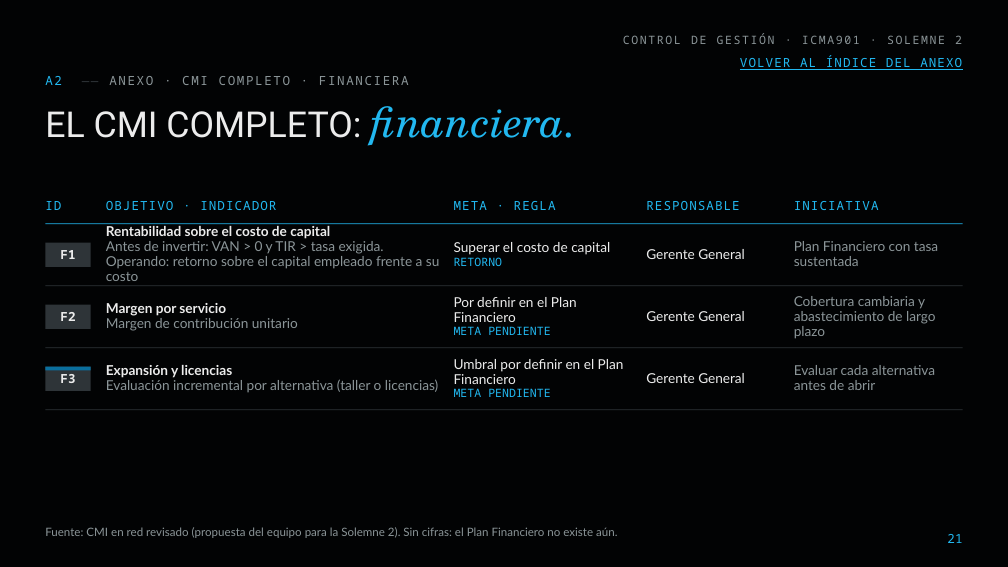
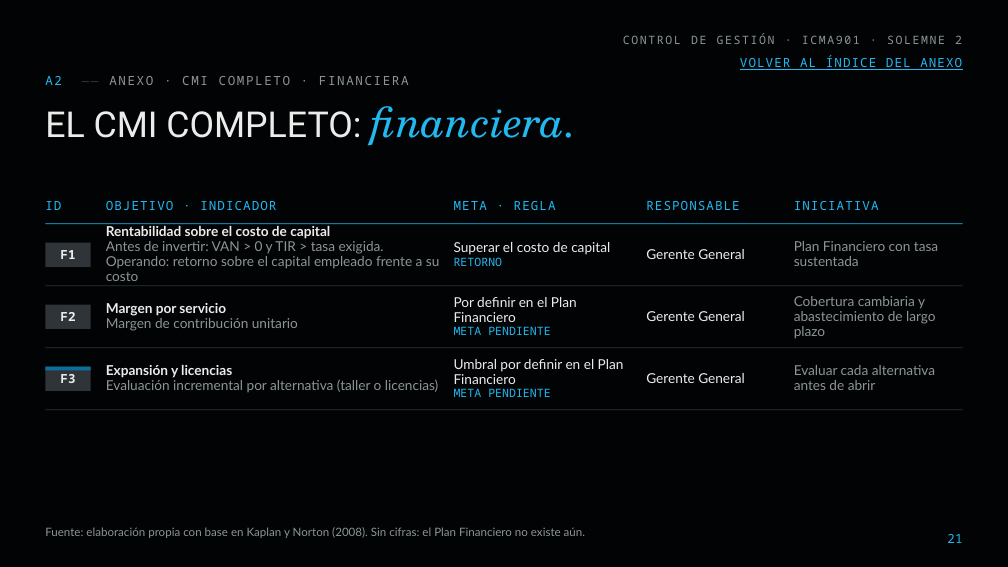
Before and after one commit to diegoaam0109-ux/lumine, a slide deck: slide 21 of solemne-2/Lumine_Solemne2_CMI_Control_de_Gestion.pptx. Drawn at 1008x567 pixels with LibreOffice and Linux fonts; fonts in the diff are those of the drawing; background and template pictures are left out. Boxes give left, top, right and bottom in pixels: in the first picture for what was removed or moved away, otherwise in the second. Text is boxed around its words. In the diff, an @@ line names an element or a change of style, - is before the commit and + after.

```diff
--- a/solemne-2/Lumine_Solemne2_CMI_Control_de_Gestion.pptx
+++ b/solemne-2/Lumine_Solemne2_CMI_Control_de_Gestion.pptx
@@ text at box(45, 527, 585, 538): text changed @@
-Fuente: CMI en red revisado (propuesta del equipo para la Solemne 2). Sin cifras: el Plan Financiero no existe aún.
+Fuente: elaboración propia con base en Kaplan y Norton (2008). Sin cifras: el Plan Financiero no existe aún.
```
Also in this commit, not shown: 26 other slides changed, 24 other files.
